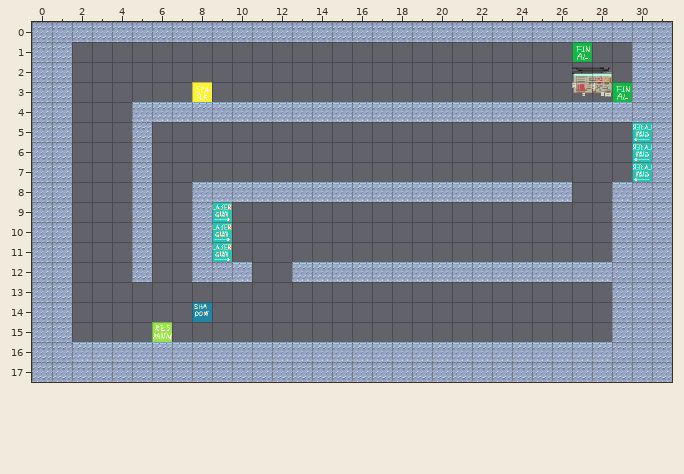
An edit to a level. Tiled map, Resources/Maps/world7.tmx. The picture above was drawn from the file before the commit.
Cells are 32x32 px. Shown: x 0..31, y 0..17.
After the commit:
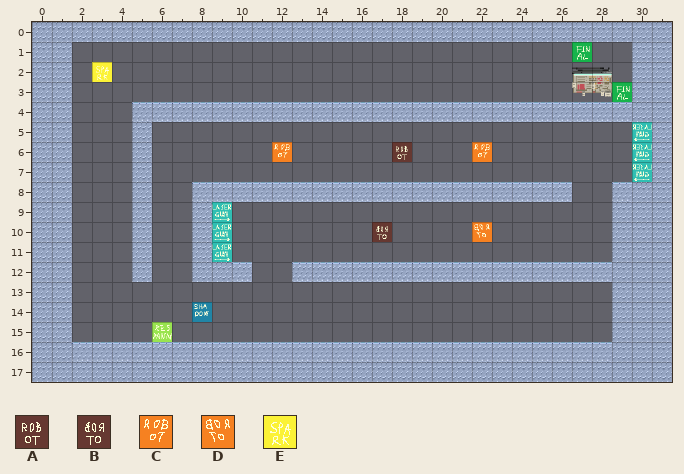
Key: from "ExtendedMapSet": A 16, B 16 flipped left-right, C 24, D 24 flipped left-right, E 27.
_ is an empty cell.
Diff:
Layer "Object":
y 2: x 3 _ -> E
y 3: x 8 E -> _
y 6: x 12 _ -> C; x 18 _ -> A; x 22 _ -> C
y 10: x 17 _ -> B; x 22 _ -> D
